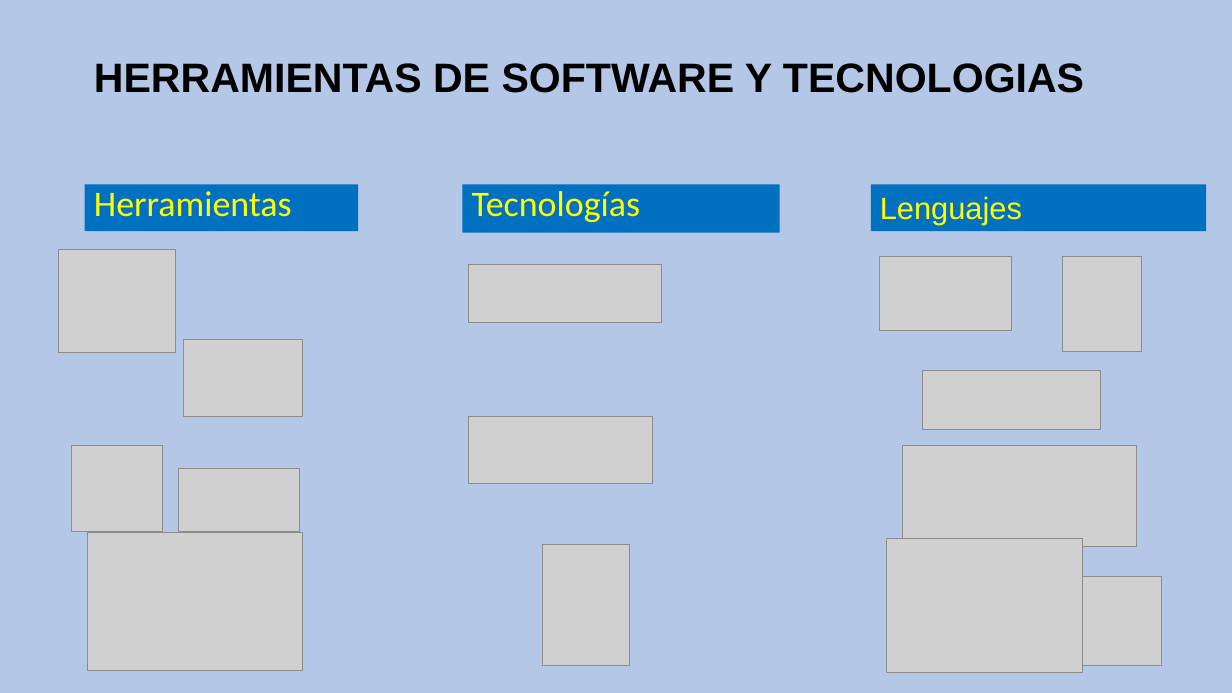
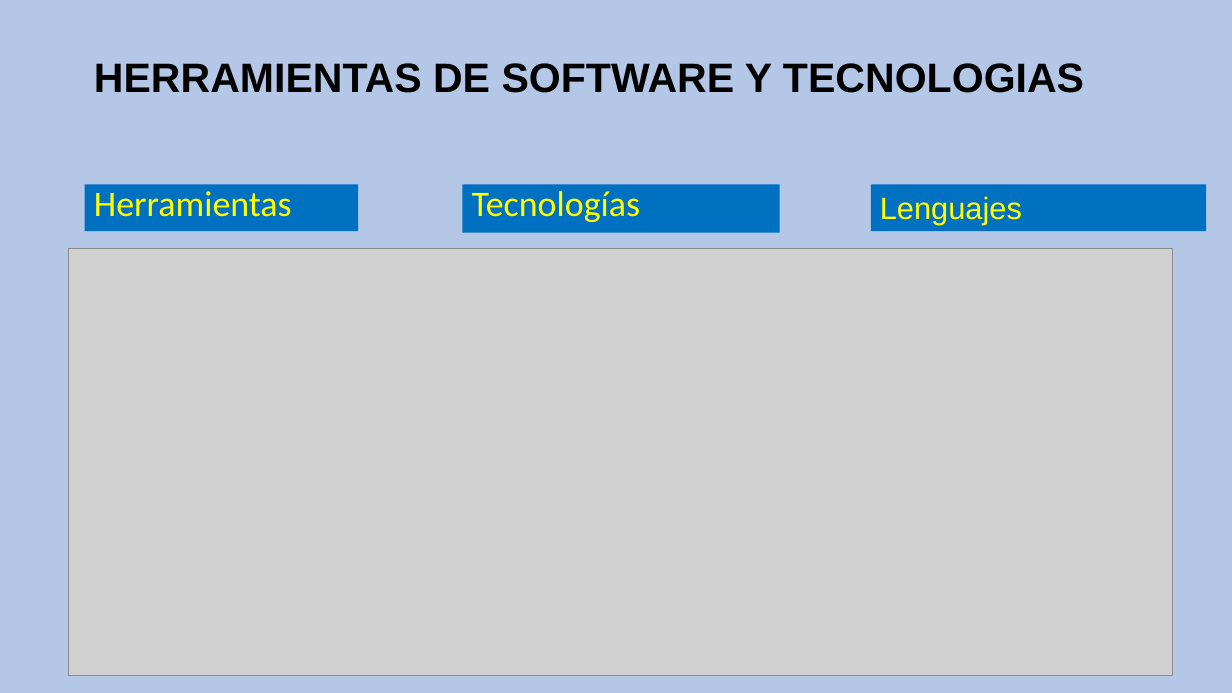
Before and after one commit to CesarFlick/shule-server-repositorio, a slide deck: slide 3 of INSTITUTO POLITÉCNICO NACIONAL.pptx. Drawn at 1232x693 pixels with LibreOffice and Linux fonts; fonts in the diff are those of the drawing; grey boxes stand for pictures. Boxes give left, top, right and bottom in pixels: in the first picture for what was removed or moved away, otherwise in the second. Text is boxed around its words. In the diff, an @@ line names an element or a change of style, - is before the commit and + after.

```diff
--- a/INSTITUTO POLITÉCNICO NACIONAL.pptx
+++ b/INSTITUTO POLITÉCNICO NACIONAL.pptx
@@ picture added at [69, 249, 1174, 676] @@
@@ picture: place and size @@
-picture at [58, 250, 176, 353]
+picture at [78, 250, 195, 353]
@@ picture removed at [469, 264, 661, 323] @@
@@ picture removed at [880, 257, 1012, 331] @@
@@ picture removed at [1063, 256, 1141, 351] @@
@@ picture removed at [184, 340, 302, 418] @@
@@ picture removed at [923, 371, 1101, 431] @@
@@ picture removed at [469, 417, 653, 483] @@
@@ picture removed at [71, 445, 162, 531] @@
@@ picture removed at [902, 445, 1136, 546] @@
@@ picture removed at [178, 469, 299, 532] @@
@@ picture removed at [88, 533, 302, 671] @@
@@ picture removed at [887, 539, 1083, 674] @@
@@ picture removed at [543, 545, 629, 665] @@
@@ picture removed at [1083, 576, 1162, 665] @@
```
Also in this commit, not shown: 9 other slides changed, 2 slides added, 7 other files.
